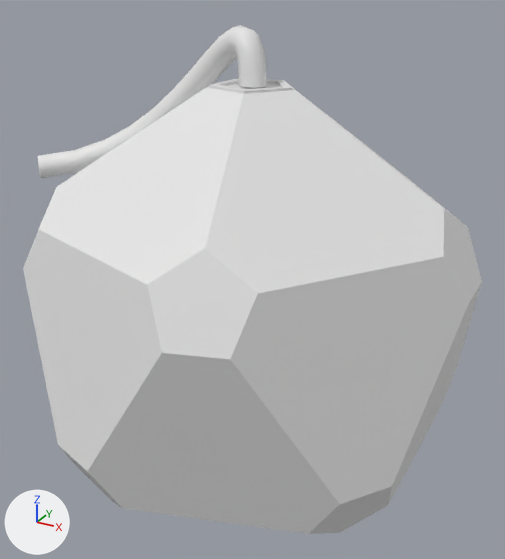
What one commit did to the Blender file Assets/Models/MapObject/DestroyBomb.blend.
Rendered twice from a camera (50 mm lens) standing at (1.241, -2.259, 1.272) and looking at (-0.026, 0.043, 0.12). The axes (+X, +Y, +Z) are drawn at lower left. The lights are the same throughout.

Before the edit, the objects in view are built like this:
```python
me_destroybomb_1 = bpy.data.meshes.new('DestroyBomb_1')
me_destroybomb_1.from_pydata(...)  # 85 vertices, 57 faces; spans x -0.86..0.86, y -0.85..0.85, z -0.89..0.9
cu_destroybomb_2 = bpy.data.curves.new('DestroyBomb_2', 'CURVE')
cu_destroybomb_2.dimensions = '3D'
_sp = cu_destroybomb_2.splines.new('BEZIER'); _sp.bezier_points.add(1)
_sp.bezier_points.foreach_set('co', [-1.0, -0.1, 0.5, 0.0, 0.0, 0.9])
_sp.bezier_points.foreach_set('handle_left', [-1.5, -0.6, 0.5, 0.0, 0.0, 1.4])
_sp.bezier_points.foreach_set('handle_right', [-0.5, 0.4, 0.5, 0.0, 0.0, 0.4])
for _p, _l, _r in zip(_sp.bezier_points, ['ALIGNED', 'ALIGNED'], ['ALIGNED', 'ALIGNED']): _p.handle_left_type = _l; _p.handle_right_type = _r
_sp.order_u = 0
_sp.order_v = 0
cu_destroybomb_2.use_path = True
cu_destroybomb_2.bevel_resolution = 2
cu_destroybomb_2.bevel_depth = 0.05
cu_destroybomb_2.fill_mode = 'FULL'
cu_destroybomb_2.use_fill_caps = True
ob_destroybomb_1 = bpy.data.objects.new('DestroyBomb_1', me_destroybomb_1)
ob_destroybomb_1.location = (0.0, 0.0, 0.0)
ob_destroybomb_2 = bpy.data.objects.new('DestroyBomb_2', cu_destroybomb_2)
ob_destroybomb_2.location = (0.0, 0.0, 0.0)
```
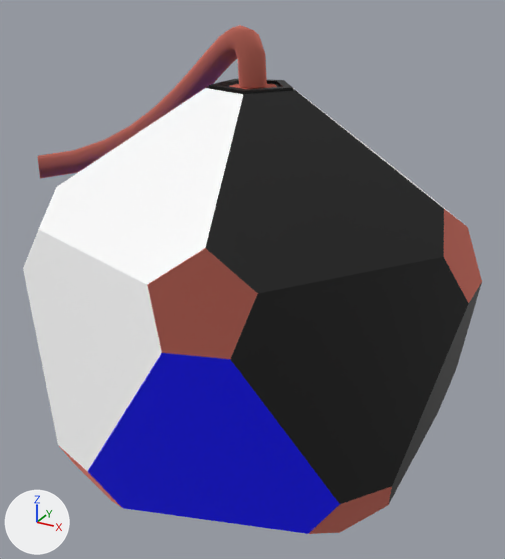
Where the change shows, as pixel boxes (x1, y1, x2, y2) in the pictures (505 x 559 px):
part 1 of me_destroybomb_1, recoloured (white to black)
    both: (205, 79, 469, 504)
part 2 of me_destroybomb_1, recoloured (white to black)
    both: (389, 283, 482, 503)
part 3 of me_destroybomb_1, recoloured
    both: (59, 84, 482, 534)
part 4 of me_destroybomb_1, recoloured (white to blue)
    both: (88, 353, 340, 534)
part 5 of me_destroybomb_1, recoloured
    both: (23, 88, 243, 472)
part 6 of me_destroybomb_1, recoloured
    both: (293, 88, 460, 221)

The change, as a list of edits to the scene's bpy script:
```text
Add mat_eraser:
    mat_eraser = principled_material('ERASER')
    mat_eraser.base_color = (1.0, 0.28, 0.216)  # pink #ff9080
    mat_eraser.metallic = 1.0
    mat_eraser.roughness = 1.0
    mat_eraser.specular_ior_level = 0.0
Add mat_black:
    mat_black = principled_material('BLACK')
    mat_black.base_color = (0.0, 0.0, 0.0)  # black #000000
Add mat_white:
    mat_white = principled_material('WHITE')
    mat_white.base_color = (1.0, 1.0, 1.0)  # white #ffffff
Add mat_blue:
    mat_blue = principled_material('BLUE')
    mat_blue.base_color = (0.0, 0.0, 1.0)  # blue #0000ff
Change me_destroybomb_1:
    where me_destroybomb_1.from_pydata(...)  # 85 vertices, 57 faces; spans x -0.86..0.86, y -0.85..0.85, z -0.89..0.9
    used by ob_destroybomb_1; location = (0.0, 0.0, 0.0)
    me_destroybomb_1 part 1: 29 of the faces centred in x -0.24..0.63, y -0.46..0.74, z 0.15..0.9 switch from no material to mat_black (black #000000)
    me_destroybomb_1 part 2: 2 of the faces centred in x 0.48..0.78, y 0.0, z -0.63..-0.15 switch from no material to mat_black (black #000000)
    me_destroybomb_1 part 3: 12 of the faces centred in x -0.8..0.8, y -0.76..0.76, z -0.89..0.89 switch from no material to mat_eraser (pink #ff9080)
    me_destroybomb_1 part 4: all 2 faces centred in x 0.15..0.24, y -0.74..-0.46, z -0.63..-0.15 switch from no material to mat_blue (blue #0000ff)
    me_destroybomb_1 part 5: all 2 faces centred in x -0.24..-0.15, y -0.74..-0.46, z 0.15..0.63 switch from no material to mat_white (white #ffffff)
    me_destroybomb_1 part 6: all 2 faces centred in x 0.39..0.63, y 0.28..0.46, z 0.15..0.63 switch from no material to mat_white (white #ffffff)
Change cu_destroybomb_2:
    add cu_destroybomb_2.materials.append(mat_eraser)  # pink #ff9080
```
